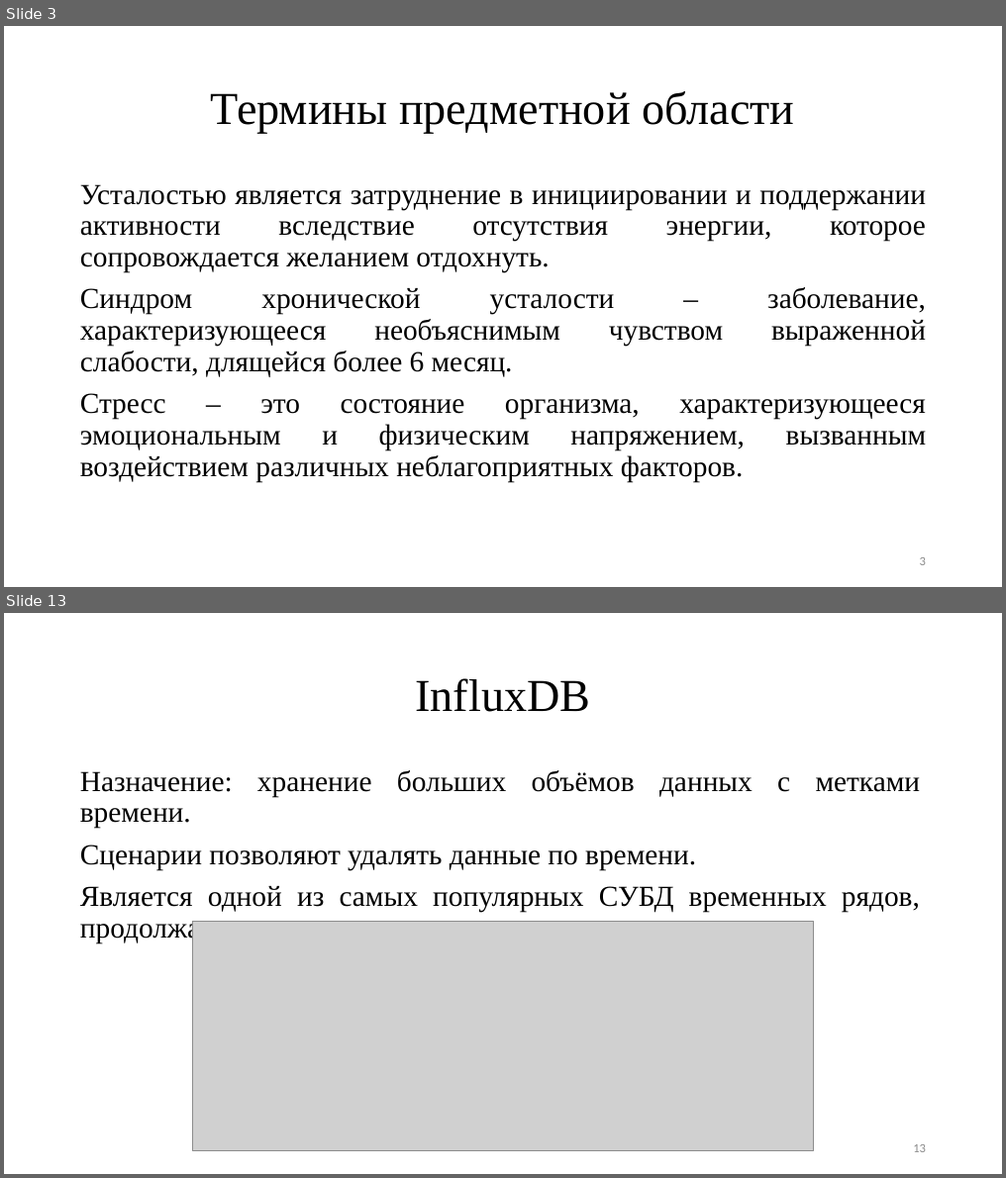
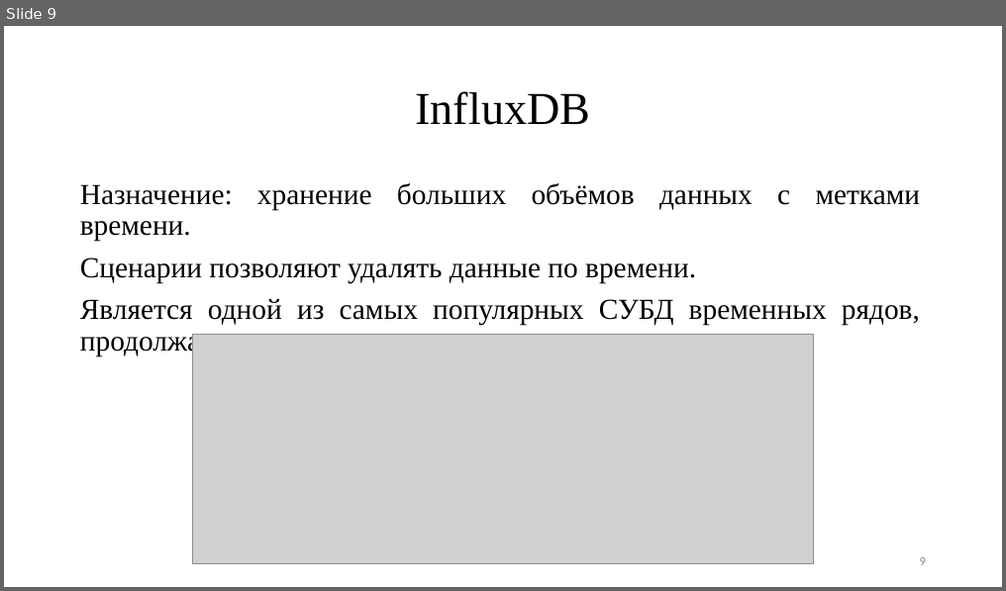
Before and after one commit to TheSawIsTheLaw/NetworkingCoursework, a slide deck: documentation/Presentation/presentation.pptx. Shown one above the other, each under a label of ours: slides 3 and 13 before the commit, slide 9 after it; the slides between them are not shown. The pictures are 1006x1178 and 1006x591 pixels, drawn with LibreOffice and Linux fonts; fonts in the diff are those of the drawing; grey boxes stand for pictures. Boxes give left, top, right and bottom in pixels: in the first picture for what was removed or moved away, otherwise in the second. Text is boxed around its words. In the diff, an @@ line names an element or a change of style, - is before the commit and + after.

```diff
--- a/documentation/Presentation/presentation.pptx
+++ b/documentation/Presentation/presentation.pptx
@@ slide 3 removed at (4,26,1002,587), background #FFFFFF @@
@@ title removed at (211,91,794,134) @@
-Термины предметной области
@@ text removed at (80,184,926,482) @@
-Усталостью является затруднение в инициировании и поддержании активности вследствие отсутствия энергии, которое сопровождается желанием отдохнуть.
-Синдром хронической усталости – заболевание, характеризующееся необъяснимым чувством выраженной слабости, длящейся более 6 месяц.
-Стресс – это состояние организма, характеризующееся эмоциональным и физическим напряжением, вызванным воздействием различных неблагоприятных факторов.
@@ page number removed at (920,558,926,566) @@
-3
@@ what was slide 13 is now slide 9 @@
@@ page number at (920,558,926,566): text changed @@
-13
+9
```
Also in this commit, not shown: 2 slides changed, 6 slides added, 9 other slides removed.
